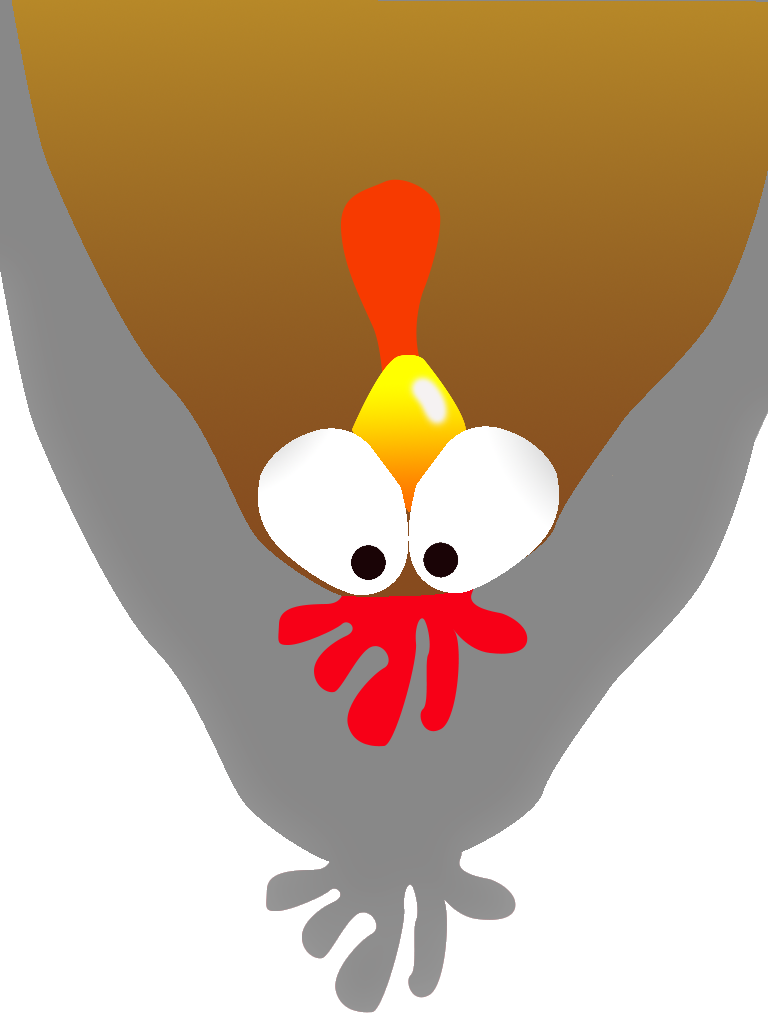
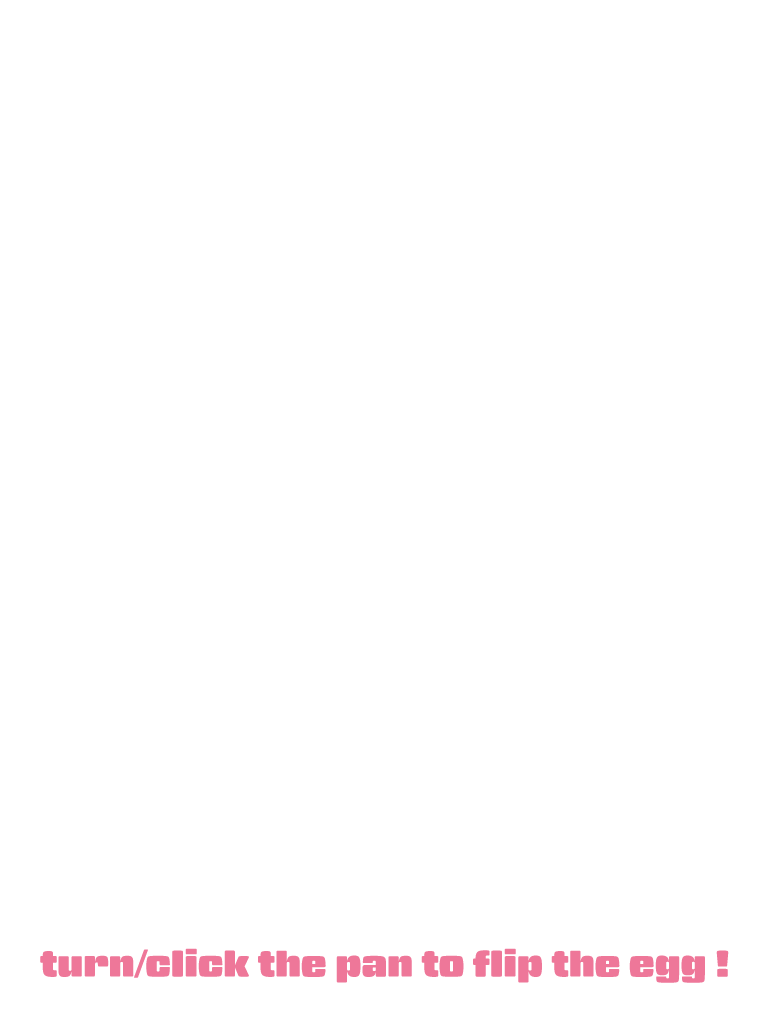
Layer changes from the first 768×1024 image to the second:
hid group "hen" (1st of 2) (8 layers) over [0, 0, 768, 1013]
added layer "turn/click the pan to flip the egg !" above "background" over [40, 948, 729, 983]
